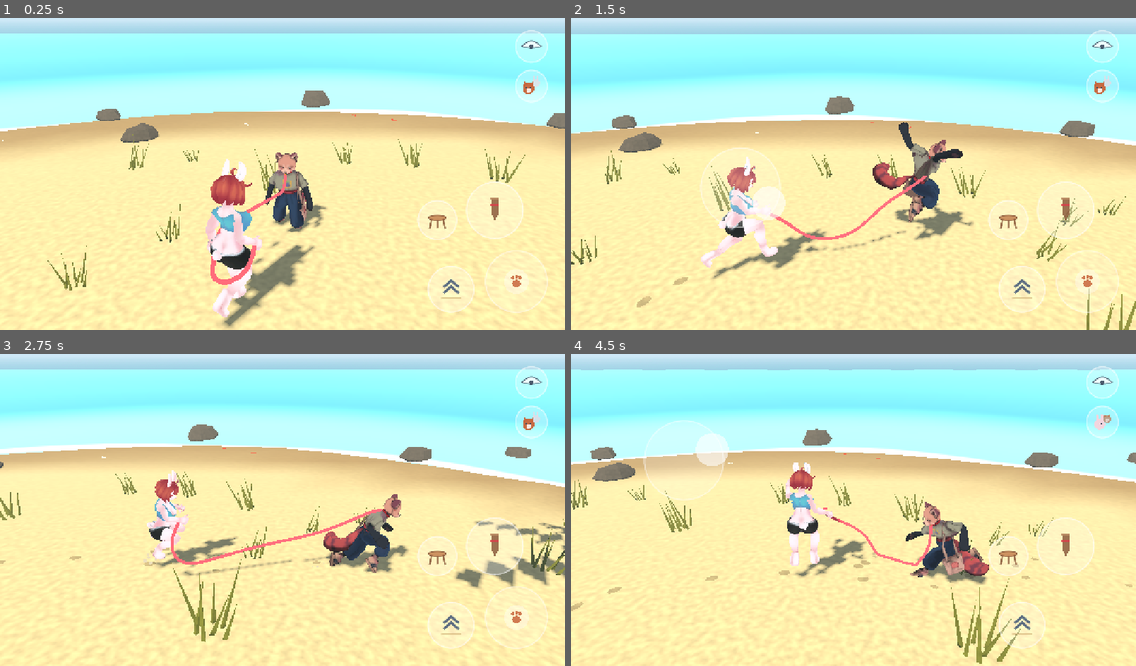
Above: before the commit, frames 1-4 (two rows, left to right).
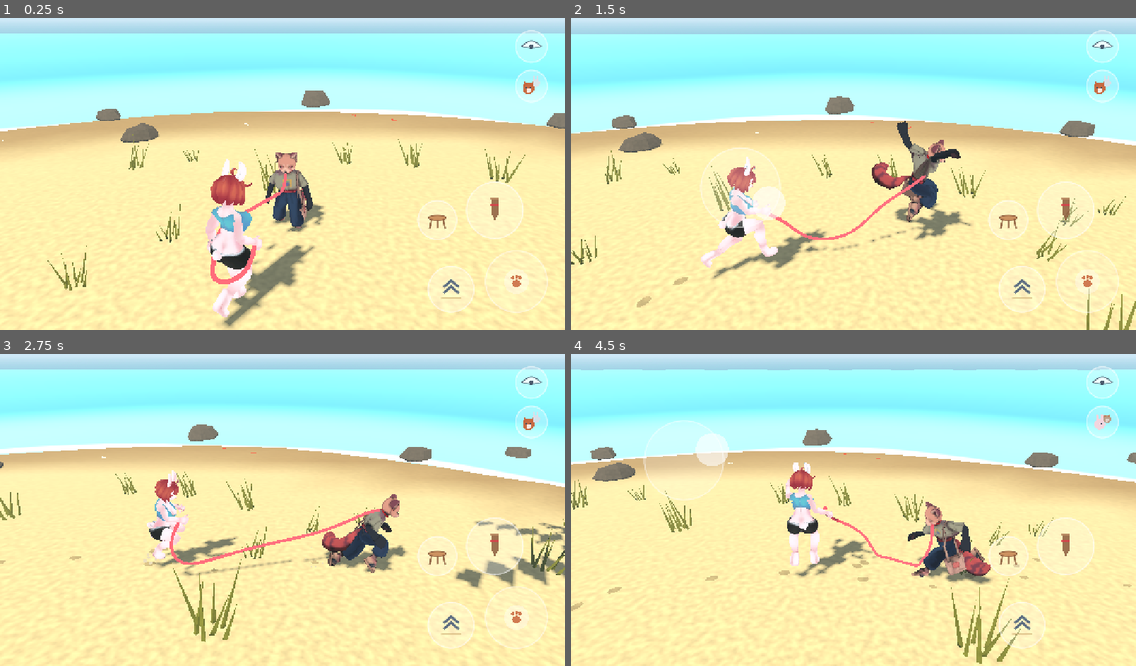
Above: after the commit, the same moments.

Repository: MrKrob00/Animal-Walk
Game: Godot game, scene res://scenes/main.tscn
Two runs of this game, one before a commit and one after it. Both use one fixed random seed, a clock stepped at 60 frames per second and the inputs below.
Inputs (mouse positions are in pixels of both pictures, inside the frame that each line leads up to):
- Up to frame 1 (0.25 s): no input
- Up to frame 2 (1.5 s): move the mouse to (977, 155) at 0.52 s; hold D (move_right) 0.53-1.25 s; hold C (sit) 0.53-1.25 s; click (977, 155) at 0.67 s; tap Space (jump) at 0.77 s; drag from (740, 186) to (825, 236) at 1.27 s
- Up to frame 3 (2.75 s): move the mouse to (339, 438) at 2.02 s; hold D (move_right) from 2.03 s (still down); hold Shift (run) from 2.03 s (still down); tap C (sit) at 2.3 s
- Up to frame 4 (4.5 s): release D (move_right) at 2.75 s; release Shift (run) at 2.75 s; drag from (825, 572) to (684, 460) at 2.77 s; move the mouse to (1023, 553) at 3.52 s; hold A (move_left) 3.53-4.25 s; hold Tab (switch) 3.53-4.25 s; tap Space (jump) at 3.77 s; tap C (sit) at 3.8 s; drag from (684, 460) to (768, 428) at 4.27 s

The runs differ from the first frame. In frame 1, 0.3% of the frame differs, in the area x 37-58%, y 43-86%; in frame 2, 0.9%, in the area x 31-72%, y 32-73%; in frame 3, 0.7%; in frame 4, 0.9%.

Commit message:
TOFU's paw lies on things: fingers, palm to the surface, right up to it
TOFU's rig gets finger and thumb bones (beans and claws on them, the mitten bending below the
knuckles). The paw comes right up to what it meets and lies on it: palm turned to it, fingers
along it, curled round what falls away under them. They rest a little curled, flat when
crawling.

Co-Authored-By: Claude Opus 5.5 <noreply@anthropic.com>
Claude-Session: https://claude.ai/code/session_01Lbjh88uP794iDp2E8yqCqj

Diff:
--- a/scripts/actor.gd
+++ b/scripts/actor.gd
@@ -22,17 +22,18 @@
 	"capsules": [["DEF-spine", "DEF-spine.003", 0.14, 0.05], ["DEF-thigh.L", "DEF-thigh.R", 0.07, 0.0]],
 	# TOFU's paw stops against these (PawReach): [from bone, to bone, radius m, metres up, soft,
 	# flesh region (SoftFlesh: 0 her left butt and thigh, 1 right, 2 belly; -1 none)].
-	# Radii about the skin's 90th percentile round each bone (measured); soft parts let the paw
+	# Radii about the skin's middle round each bone (measured; at the 90th percentile the paw
+	# stopped short, the player said: her skin is pushed out of the paw where it is wider); soft parts let the paw
 	# sink in a little, the skin gives (SoftPress) and they wobble (Gait.soft_poke, flesh_push).
 	"touch": [
-		["DEF-spine", "DEF-spine.002", 0.13, 0.0, true, 2], ["DEF-spine.002", "DEF-spine.003", 0.13, 0.0, false],
-		["DEF-spine.003", "DEF-neck", 0.10, 0.0, false],
-		["DEF-head", "DEF-head", 0.13, 0.08, false], ["DEF-thigh.L", "DEF-spine", 0.12, 0.0, true, 0], ["DEF-thigh.R", "DEF-spine", 0.12, 0.0, true, 1],
-		["DEF-thigh.L", "DEF-shin.L", 0.11, 0.0, true, 0], ["DEF-thigh.R", "DEF-shin.R", 0.11, 0.0, true, 1],
-		["DEF-shin.L", "DEF-foot.L", 0.07, 0.0, false], ["DEF-shin.R", "DEF-foot.R", 0.07, 0.0, false],
-		["DEF-upper_arm.L", "DEF-forearm.L", 0.055, 0.0, false], ["DEF-upper_arm.R", "DEF-forearm.R", 0.055, 0.0, false],
-		["DEF-forearm.L", "DEF-hand.L", 0.045, 0.0, false], ["DEF-forearm.R", "DEF-hand.R", 0.045, 0.0, false],
-		["DEF-breast04.L", "DEF-breast04.L", 0.07, 0.0, true], ["DEF-breast04.R", "DEF-breast04.R", 0.07, 0.0, true],
+		["DEF-spine", "DEF-spine.002", 0.118, 0.0, true, 2], ["DEF-spine.002", "DEF-spine.003", 0.118, 0.0, false],
+		["DEF-spine.003", "DEF-neck", 0.095, 0.0, false],
+		["DEF-head", "DEF-head", 0.125, 0.08, false], ["DEF-thigh.L", "DEF-spine", 0.115, 0.0, true, 0], ["DEF-thigh.R", "DEF-spine", 0.115, 0.0, true, 1],
+		["DEF-thigh.L", "DEF-shin.L", 0.10, 0.0, true, 0], ["DEF-thigh.R", "DEF-shin.R", 0.10, 0.0, true, 1],
+		["DEF-shin.L", "DEF-foot.L", 0.06, 0.0, false], ["DEF-shin.R", "DEF-foot.R", 0.06, 0.0, false],
+		["DEF-upper_arm.L", "DEF-forearm.L", 0.045, 0.0, false], ["DEF-upper_arm.R", "DEF-forearm.R", 0.045, 0.0, false],
+		["DEF-forearm.L", "DEF-hand.L", 0.042, 0.0, false], ["DEF-forearm.R", "DEF-hand.R", 0.042, 0.0, false],
+		["DEF-breast04.L", "DEF-breast04.L", 0.065, 0.0, true], ["DEF-breast04.R", "DEF-breast04.R", 0.065, 0.0, true],
 	],
 	"cloth": {"body": "Object_11", "items": ["Object_670", "Object_672"],
 		"skip": ["DEF-upper_arm", "DEF-forearm", "DEF-hand", "DEF-f_", "DEF-thumb", "DEF-palm"], "lift": 0.0},   # lifted off the skin when baked
@@ -96,6 +97,7 @@
 		"upper_arm_l": "upper_arm.L", "forearm_l": "forearm.L",
 		"upper_arm_r": "upper_arm.R", "forearm_r": "forearm.R",
 		"hand_l": "hand.L", "hand_r": "hand.R",
+		"paw_fingers_l": "fingers.L", "paw_thumb_l": "thumb.L", "paw_fingers_r": "fingers.R", "paw_thumb_r": "thumb.R",
 		"tail": ["tail1", "tail2", "tail3"],
 		"crawl_lift": 0.09, "crawl_thick": 1.9,   # lying down, its thick body, big paws and sleeves would sink
 		"clips": {
@@ -111,8 +113,10 @@
 	# measured from the neck: it is about 0.17 wide around y = 3.26.
 	# The leash lies over these instead of passing through: [from bone, to bone, radius m, reach past "to" m].
 	"capsules": [["hips", "chest", 0.16, 0.0], ["tail1", "tail3", 0.12, 0.3]],
-	# The right paw on the second stick (PawReach): its size round a point this far past the wrist.
-	"paw": {"r": 0.06, "off": 0.10},
+	# The right paw on the second stick (PawReach): its palm, half as thick as "r", its middle "off"
+	# past the wrist; skin it presses is pushed out of a ball of radius "ball" (measured on the mesh:
+	# the paw is about 5 cm thick, 12 wide, 14 long).
+	"paw": {"r": 0.028, "off": 0.065, "ball": 0.055},
 	"collar": {"bone": "neck", "center": Vector3(0, 3.28, 0.02), "radius": Vector2(0.2, 0.19),
 		"tube": 0.032, "tilt": 0.26, "color": "#c8333f", "ring": "#e2b84f"},
 	"hide": [],
@@ -338,12 +342,11 @@
 func paw_center() -> Vector3:
 	var paw: Dictionary = data.get("paw", {})
 	var h := Gait.find_bone(skeleton, data.bones.get("hand_r", ""))
-	var f := Gait.find_bone(skeleton, data.bones.get("forearm_r", ""))
-	if paw.is_empty() or h < 0 or f < 0:
+	if paw.is_empty() or h < 0:
 		return Vector3.INF
-	var wr: Vector3 = skeleton.global_transform * skeleton.get_bone_global_pose(h).origin
-	var el: Vector3 = skeleton.global_transform * skeleton.get_bone_global_pose(f).origin
-	return wr + (wr - el).normalized() * float(paw.off)
+	var g := skeleton.get_bone_global_pose(h)
+	var wr: Vector3 = skeleton.global_transform * g.origin
+	return wr + (skeleton.global_transform.basis * g.basis.y).normalized() * float(paw.off)   # along the hand
 
 
 func ring_angle() -> float:
--- a/scripts/gait.gd
+++ b/scripts/gait.gd
@@ -21,7 +21,6 @@
 var speed := 0.0           ## smoothed speed used for the pose, m/s
 var dragged := false       ## set by the game: the leash is taut and pulls this character
 var paw_target := Vector3.INF   ## set by the game: where the right paw's centre reaches (the paw stick); INF: hanging
-var paw_off := 0.1              ## the paw's centre is this far past the wrist, along the forearm
 var soft_poke := Vector4.ZERO   ## set by the game: a paw (centre, radius) the soft parts' tips are pushed out of
 var soft_poke_vel := Vector3.ZERO   ## ... and how fast it moves (m/s)
 var motion_fix := Vector3.ZERO  ## set by the actor: its position eased between physics ticks minus where it is (springs only)
@@ -1128,22 +1127,45 @@
 	skeleton.set_bone_pose_rotation(fa, skeleton.get_bone_pose_rotation(fa) * Quaternion(gb2.inverse() * Basis(q2) * gb2))
 
 
-## The right paw on the second stick: the paw's centre goes to `paw_target` (PawReach already
-## stopped it at whatever it meets; the forearm and paw reach as one segment, so the paw lands
-## there whatever the elbow does) through a quick, well damped spring, the elbow down, out and back;
-## let go, the arm eases back to hanging in about 0.4 s.
+## The right paw on the second stick: the palm's middle goes to `paw_target` (PawReach already
+## stopped it at whatever it meets). Through a quick, well damped spring the wrist is put by
+## two-bone IK (the elbow down, out and back), then the hand is turned: in the air along the
+## line to the target; on a surface (`paw_normal`) the palm against it and the fingers along it
+## (`paw_tan`), curled round what falls away under them (`paw_curl`). Let go, the arm eases back
+## to hanging in about 0.4 s. The fingers rest a little curled otherwise (both hands).
 const PAW_EASE := 2.5      ## per second, in and out
 const PAW_FREQ := 3.0      ## the wrist's spring, Hz (an arm moves, a cursor jumps)
-
+const PAW_LIE := 6.0       ## per second, the hand turning to lie on a surface and back
+const WRIST_LIFT := 0.008  ## lying on a surface, the wrist stands this far off it (a real hand's arch)
+const FINGERS_REST := 0.35 ## radians the fingers curl at rest
+
+var paw_normal := Vector3.ZERO   ## set by the game: the surface the paw lies on (from it toward the paw); ZERO: none
+var paw_tan := Vector3.FORWARD   ## set by the game: the fingers' way along it
+var paw_curl := 0.0              ## set by the game: how far the fingers curl round it
+var paw_palm := 0.065            ## the palm's middle is this far past the wrist (metres)
 var _paw := 0.0
+var _lie := 0.0
+var _lie_n := Vector3.UP
+var _lie_t := Vector3.FORWARD
+var _curl := FINGERS_REST
 var _paw_point := Vector3.ZERO
 var _paw_x := Vector3.ZERO
 var _paw_v := Vector3.ZERO
 var _paw_ready := false
+var _finger_axes := {}           ## bone -> its curl axis (local)
 
 
 func _paw_reach(delta: float) -> void:
 	_paw = move_toward(_paw, 1.0 if paw_target != Vector3.INF and crawl < 0.05 else 0.0, delta * PAW_EASE)
+	_lie = move_toward(_lie, 1.0 if paw_normal != Vector3.ZERO and paw_target != Vector3.INF else 0.0, delta * PAW_LIE)
+	if paw_normal != Vector3.ZERO:
+		_lie_n = paw_normal.normalized()
+		_lie_t = paw_tan.normalized()
+	var flat := 1.0 - smoothstep(0.0, 1.0, crawl)   # crawling, the paws lie flat on the ground
+	var want_curl := lerpf(FINGERS_REST, paw_curl, _lie * _paw) * flat
+	_curl = lerpf(_curl, want_curl, 1.0 - exp(-10.0 * delta))
+	_curl_fingers("r", _curl)
+	_curl_fingers("l", FINGERS_REST * flat)
 	var ua := _one("upper_arm_r")
 	var fa := _one("forearm_r")
 	var hand := _one("hand_r")
@@ -1153,25 +1175,80 @@
 	if paw_target != Vector3.INF:
 		_paw_point = paw_target
 	var to_sk := skeleton.global_transform.affine_inverse()
+	var sk_b := skeleton.global_transform.basis
+	var unit := 1.0 / sk_b.get_scale().x   # metres to the rig's units
 	var g_ua := skeleton.get_bone_global_pose(ua)
 	var g_fa := skeleton.get_bone_global_pose(fa)
 	var wr := skeleton.get_bone_global_pose(hand).origin
-	var tip := wr + (wr - g_fa.origin).normalized() * paw_off / skeleton.global_transform.basis.get_scale().x   # metres to the rig's units
+	# The hand's way: along the line from the shoulder in the air, along the surface on one.
 	var goal := to_sk * _paw_point
+	var free_dir := (goal - g_ua.origin).normalized()
+	var lie_n := (sk_b.inverse() * _lie_n).normalized()
+	var lie_t := (sk_b.inverse() * _lie_t).normalized()
+	var dir := free_dir.slerp(lie_t, _lie).normalized()
+	var wrist_goal := goal - dir * paw_palm * unit + lie_n * WRIST_LIFT * unit * _lie
 	if not _paw_ready:
-		_paw_x = tip
+		_paw_x = wr
 		_paw_v = Vector3.ZERO
 		_paw_ready = true
 	# Critically damped (no overshoot into what it met), solved exactly: stable however long
 	# the frame (an explicit step blew up on long frames).
 	var wk := TAU * PAW_FREQ
-	var dx := _paw_x - goal
+	var dx := _paw_x - wrist_goal
 	var k := (_paw_v + dx * wk) * delta
 	var e := exp(-wk * delta)
-	_paw_x = goal + (dx + k) * e
+	_paw_x = wrist_goal + (dx + k) * e
 	_paw_v = (_paw_v - k * wk) * e
-	var target := tip.lerp(_paw_x, smoothstep(0.0, 1.0, _paw))
-	_two_bone(ua, fa, g_ua, g_fa, tip, target, -_up_sk - _side_sk * 0.6 - _fwd_sk * 0.3)
+	var w := smoothstep(0.0, 1.0, _paw)
+	_two_bone(ua, fa, g_ua, g_fa, wr, wr.lerp(_paw_x, w), -_up_sk - _side_sk * 0.6 - _fwd_sk * 0.3)
+	# Turn the hand: its length along `dir`; lying on a surface, the palm to it.
+	var g_h := skeleton.get_bone_global_pose(hand).basis.orthonormalized()
+	var y_now := g_h.y.normalized()
+	var palm_now := (g_h * _palm_local(hand, "r")).normalized()
+	var palm_want := palm_now.slerp(-lie_n, _lie)
+	var from_b := _hand_frame(y_now, palm_now)
+	var to_b := _hand_frame(dir, palm_want)
+	var q := Quaternion(to_b * from_b.inverse()).normalized()
+	_set_global_rot(hand, Quaternion.IDENTITY.slerp(q, w) * g_h.get_rotation_quaternion())
+
+
+## An orthonormal basis with `y` along `along` and z toward `toward` (made square to it).
+static func _hand_frame(along: Vector3, toward: Vector3) -> Basis:
+	var y := along.normalized()
+	var z := toward - y * toward.dot(y)
+	z = z.normalized() if z.length() > 1e-5 else y.cross(Vector3.RIGHT).normalized()
+	return Basis(y.cross(z), y, z)
+
+
+## The way a hand's palm faces, in the hand bone's own frame: inward at rest (toward the body's
+## middle: +X for the right hand, -X for the left).
+func _palm_local(b: int, s: String) -> Vector3:
+	var rest := skeleton.get_bone_global_rest(b).basis.orthonormalized()
+	return (rest.inverse() * (_side_sk * (-1.0 if s == "l" else 1.0))).normalized()
+
+
+## Curls a paw's fingers (and less its thumb) toward the palm, `a` radians (bones "paw_fingers_*",
+## "paw_thumb_*": TOFU only; the bunny's fingers are her own).
+func _curl_fingers(s: String, a: float) -> void:
+	for pair in [["paw_fingers_" + s, 1.0], ["paw_thumb_" + s, 0.6]]:
+		var b := _one(pair[0])
+		if b < 0:
+			continue
+		if not _finger_axes.has(b):
+			var palm := _palm_local(b, s)
+			_finger_axes[b] = Vector3.UP.cross(palm).normalized()
+		skeleton.set_bone_pose_rotation(b, skeleton.get_bone_rest(b).basis.get_rotation_quaternion() * Quaternion(_finger_axes[b], a * float(pair[1]) + (0.1 if pair[1] < 1.0 else 0.0)))
+
+
+## How far the paw is out: 0 hanging .. 1 reaching.
+func paw_out() -> float:
+	return _paw
+
+
+## How far the hand lies on a surface (0..1) and that surface's normal.
+func paw_lying() -> float:
+	return _lie * _paw
+
 
 ## Two-bone IK in skeleton space: turns `ua` and `fa` so the wrist (now at `wr`) reaches
 ## `target`, the elbow bending toward `pole`.
@@ -1192,11 +1269,6 @@
 	var q2 := _arc(fa_now, (sh + u * d - el_new).normalized())
 	var gb2 := (Basis(q1) * g_fa.basis.orthonormalized()).orthonormalized()
 	skeleton.set_bone_pose_rotation(fa, skeleton.get_bone_pose_rotation(fa) * Quaternion(gb2.inverse() * Basis(q2) * gb2))
-
-
-## How far the paw is out: 0 hanging .. 1 reaching.
-func paw_out() -> float:
-	return _paw
 
 
 ## What a right shoulder can do: the arm follows the leash strongly, but never further than
--- a/scripts/main.gd
+++ b/scripts/main.gd
@@ -250,7 +250,7 @@
 	button.set_active(rules.held() or rules.can_pick(bunny.position))
 
 
-const SOFT_CORE := 0.045   ## the chest's tip keeps this far out of the paw's ball (its soft core)
+const SOFT_CORE := 0.050   ## the chest's tip keeps this far out of the paw's ball (its soft core; the ball sits 2.7 cm behind the palm now)
 var _paw_prev := Vector3.INF
 
 
@@ -284,11 +284,20 @@
 		for c in _passage_caps:
 			shapes.append([c[0], c[1], c[2], false])
 		var r := PawReach.reach_free(sh, PawReach.direction(tofu, v), arm, float(paw.r), float(paw.off), shapes, obstacles)
-		tofu.gait.paw_off = float(paw.off)
+		tofu.gait.paw_palm = float(paw.off)
 		tofu.gait.paw_target = r.paw if not r.is_empty() else Vector3.INF
+		tofu.gait.paw_normal = r.normal if not r.is_empty() else Vector3.ZERO
+		tofu.gait.paw_tan = r.tan if not r.is_empty() else Vector3.FORWARD
+		tofu.gait.paw_curl = r.curl if not r.is_empty() else 0.0
 	else:
 		tofu.gait.paw_target = Vector3.INF
+		tofu.gait.paw_normal = Vector3.ZERO
+	# The ball her skin is pushed out of: lying on her, it sits behind the palm so its face is the
+	# palm's (a flat patch); in the air, round the palm.
 	var pc := tofu.paw_center()
+	var ball_r := float(paw.ball)
+	if pc != Vector3.INF:
+		pc += tofu.gait._lie_n * (ball_r - float(paw.r)) * tofu.gait.paw_lying()
 	# Her soft flesh under the paw: each region pressed moves out of the way (Gait.flesh_push).
 	var push := [Vector3.ZERO, Vector3.ZERO, Vector3.ZERO]
 	if tofu.gait.paw_out() > 0.01 and pc != Vector3.INF:
@@ -298,14 +307,14 @@
 			var ab: Vector3 = s[1] - s[0]
 			var t := clampf((pc - s[0]).dot(ab) / maxf(ab.length_squared(), 1e-9), 0.0, 1.0)
 			var near: Vector3 = s[0] + ab * t
-			var depth := float(s[2]) + float(paw.r) - pc.distance_to(near)
+			var depth := float(s[2]) + ball_r - pc.distance_to(near)
 			if depth > 0.0 and pc.distance_to(near) > 1e-5:
 				push[s[4]] += (near - pc).normalized() * depth
 	bunny.gait.flesh_push = push
 	if tofu.gait.paw_out() > 0.01 and pc != Vector3.INF:
 		var vel := (pc - _paw_prev) / delta if _paw_prev != Vector3.INF else Vector3.ZERO
-		bunny.paw_touch = Vector4(pc.x, pc.y, pc.z, float(paw.r))
-		bunny.gait.soft_poke = Vector4(pc.x, pc.y, pc.z, float(paw.r) + SOFT_CORE)
+		bunny.paw_touch = Vector4(pc.x, pc.y, pc.z, ball_r)
+		bunny.gait.soft_poke = Vector4(pc.x, pc.y, pc.z, ball_r + SOFT_CORE)
 		bunny.gait.soft_poke_vel = vel
 		_paw_prev = pc
 	else:
--- a/scripts/paw_reach.gd
+++ b/scripts/paw_reach.gd
@@ -5,6 +5,9 @@
 ## something: the ground, a rock, bush or trunk, or the bunny's body. It never goes inside them;
 ## only her soft chest gives a little under it (and her skin is pushed out of the paw by the
 ## shader, `shaders/soft_press.gdshader`), which also wobbles it (`Gait.soft_poke`).
+## The paw is its palm (about 3 cm thick, the player wanted it to come right up to things, not
+## stop short as a 6 cm ball did): where it meets something it lies on it - the palm turned to
+## the surface, the fingers along it, curled round what curves away under them (`Gait`).
 
 const AZ_OUT := 1.2     ## radians the arm swings out to the right side (stick right)
 const AZ_IN := 0.7      ## ... and across the chest (stick left)
@@ -16,6 +19,8 @@
 const MIN_REACH := 0.2  ## a paw stopped closer than this to the shoulder would fold the arm up
                         ## unnaturally: the arm goes lower instead (or stays down)
 const LOWER := 0.2      ## radians per try, lowering the arm
+const FINGER := 0.07    ## metres from the palm's middle to the finger tips
+const CURL_MAX := 1.2   ## radians the fingers curl at most round a surface (and bend back -0.25)
 
 
 ## The line the stick points along, in the world: `stick` x right, y down as on the screen.
@@ -71,7 +76,52 @@
 		at = from.lerp(to, lo)
 	else:
 		hit = true
-	return {"paw": at, "wrist": at - dir * paw_off, "hit": hit, "soft": hit and touches_soft(at, paw_r, shapes)}
+	var out := {"paw": at, "hit": hit, "soft": hit and touches_soft(at, paw_r, shapes), "normal": Vector3.ZERO, "tan": dir, "curl": 0.0}
+	if hit:
+		# The surface it meets: the nearest thing to the palm, its normal, the fingers along it,
+		# and how far it falls away under the finger tips (the fingers curl after it).
+		var near := _nearest(at, paw_r, shapes, obs)
+		var n: Vector3 = near.normal
+		var t := dir - n * dir.dot(n)
+		t = t.normalized() if t.length() > 1e-3 else n.cross(Vector3.UP).normalized()
+		var tip := at + t * FINGER
+		var gap: float = (_clearance(tip, paw_r, near) as float)
+		out.normal = n
+		out.tan = t
+		out.curl = clampf(atan2(gap, FINGER), -0.25, CURL_MAX)
+	return out
+
+
+## The thing nearest the palm at `p`: {"kind", "normal", ...} (ground, an obstacle, a shape).
+static func _nearest(p: Vector3, r: float, shapes: Array, obs: Obstacles) -> Dictionary:
+	var best := {"kind": "ground", "normal": Vector3.UP, "clear": p.y - Terrain.height(p.x, p.z)}
+	if obs != null:
+		for o in obs.near(p.x, p.z, 1.0):
+			var d := Vector2(p.x - o.x, p.z - o.y)
+			var c: float = d.length() - float(o.z)
+			if c < best.clear:
+				var nd := d.normalized() if d.length() > 1e-5 else Vector2(1, 0)
+				best = {"kind": "obstacle", "normal": Vector3(nd.x, 0, nd.y), "clear": c, "o": o}
+	for s in shapes:
+		var ab: Vector3 = s[1] - s[0]
+		var k := clampf((p - s[0]).dot(ab) / maxf(ab.length_squared(), 1e-9), 0.0, 1.0)
+		var q: Vector3 = s[0] + ab * k
+		var c := p.distance_to(q) - float(s[2]) + (SOFT_GIVE if s[3] else 0.0)
+		if c < best.clear:
+			best = {"kind": "shape", "normal": (p - q).normalized() if p.distance_to(q) > 1e-5 else Vector3.UP, "clear": c, "s": s}
+	return best
+
+
+## How far a palm at `p` stands off the thing `near` beyond touching (0 = touching).
+static func _clearance(p: Vector3, r: float, near: Dictionary) -> float:
+	match near.kind:
+		"obstacle":
+			var o: Vector3 = near.o
+			return Vector2(p.x - o.x, p.z - o.y).length() - o.z - r
+		"shape":
+			var s: Array = near.s
+			return seg_distance(p, s[0], s[1]) - float(s[2]) + (SOFT_GIVE if s[3] else 0.0) - r
+	return p.y - Terrain.height(p.x, p.z) - r
 
 
 ## Is a paw of radius `r` at `p` inside anything?
--- a/tests/test_paw.gd
+++ b/tests/test_paw.gd
@@ -99,7 +99,8 @@
 	Check.ok(down.hit and down.paw.y - paw_r > Terrain.height(down.paw.x, down.paw.z) - 0.005 and down.paw.y - paw_r < g + 0.03, "swept down, the paw stops on the ground")
 
 	# An obstacle right in front.
-	var ahead := tofu.position + tofu.global_basis.z.normalized() * 0.75
+	var ahead := _shoulder() + tofu.global_basis.z.normalized() * 0.52   # right in front of the paw's shoulder
+	ahead.y = tofu.position.y
 	main.obstacles.add(ahead.x, ahead.z, 0.15)
 	main.forced_paw = Vector2(0.0, 0.0)
 	var into := 99.0
@@ -107,7 +108,10 @@
 		await physics_frame
 		var p := tofu.paw_center()
 		into = minf(into, Vector2(p.x - ahead.x, p.z - ahead.z).length() - 0.15 - paw_r)
-	Check.ok(into > -0.015, "a rock in front: the paw stops at it (%.1f cm clear)" % (into * 100))
+	Check.ok(into > -0.015, "a rock in front: the paw never goes into it (%.1f cm clear at worst)" % (into * 100))
+	var p_end := tofu.paw_center()
+	var rock_gap := Vector2(p_end.x - ahead.x, p_end.z - ahead.z).length() - 0.15 - paw_r
+	Check.ok(rock_gap < 0.012 and tofu.gait.paw_lying() > 0.9, "and lies on it, palm to the rock (%.1f cm off, lying %.2f)" % [rock_gap * 100, tofu.gait.paw_lying()])
 	main.forced_paw = Vector2.INF
 	main.obstacles = Obstacles.new()   # gone again
 	await _frames(40)
@@ -120,8 +124,18 @@
 	var worst := 99.0
 	for i in 60:
 		await physics_frame
-		worst = minf(worst, _clear(tofu.paw_center(), paw_r, false))
-	Check.ok(worst > -0.015, "on her body the paw stops at the skin (%.1f cm clear at worst)" % (worst * 100))
+		worst = minf(worst, minf(_clear(tofu.paw_center(), paw_r, false), _clear(tofu.paw_center(), paw_r, true) + PawReach.SOFT_GIVE))
+	await process_frame
+	var tg: Gait = tofu.gait
+	var last := minf(_clear(tofu.paw_center(), paw_r, false), _clear(tofu.paw_center(), paw_r, true))
+	Check.ok(worst > -0.015, "on her body the paw never goes into her (%.1f cm clear at worst)" % (worst * 100))
+	Check.ok(last < 0.012, "it comes right up to her (the palm %.1f cm off her skin; it stopped 4-5 cm short)" % (last * 100))
+	var sk := tofu.skeleton
+	var h := sk.get_bone_global_pose(sk.find_bone("hand.R"))
+	var hy := (sk.global_transform.basis * h.basis.y).normalized()
+	var palm := (sk.global_transform.basis * (h.basis * tg._palm_local(sk.find_bone("hand.R"), "r"))).normalized()
+	Check.ok(tg.paw_lying() > 0.95 and palm.dot(-tg.paw_normal) > 0.85 and hy.dot(tg.paw_tan) > 0.9, "the palm lies on her: turned to her, the fingers along her (%.2f, %.2f)" % [palm.dot(-tg.paw_normal), hy.dot(tg.paw_tan)])
+	Check.ok(tg._curl > 0.05 and absf(tg._curl - Gait.FINGERS_REST) > 0.05, "the fingers curl round her (%.2f rad)" % tg._curl)
 	main.forced_paw = Vector2.INF
 	await _frames(60)
 	var tip0 := _tips()
@@ -144,7 +158,7 @@
 				dented = true
 	Check.ok(soft_worst > -PawReach.SOFT_GIVE - 0.015, "on her chest the paw sinks in only a little (%.1f cm)" % (-soft_worst * 100))
 	Check.ok(touched > 10, "the paw is on her chest (%d frames of 50)" % touched)
-	Check.ok(moved > 0.008, "the chest is pushed (%.1f cm; 1.0-1.2 depending on frame timing)" % (moved * 100))
+	Check.ok(moved > 0.005, "the chest is pushed (%.1f cm; 0.7-1.2 depending on frame timing)" % (moved * 100))
 	Check.ok(dented, "and the skin gives under the paw (the shader gets it)")
 	main.forced_paw = Vector2.INF
 	var swing := 0.0
Binary file changed: assets/tofu_rigged.glb
Not shown, added: tests/test_jump.gd.uid
Not shown, changed: CLAUDE.md
